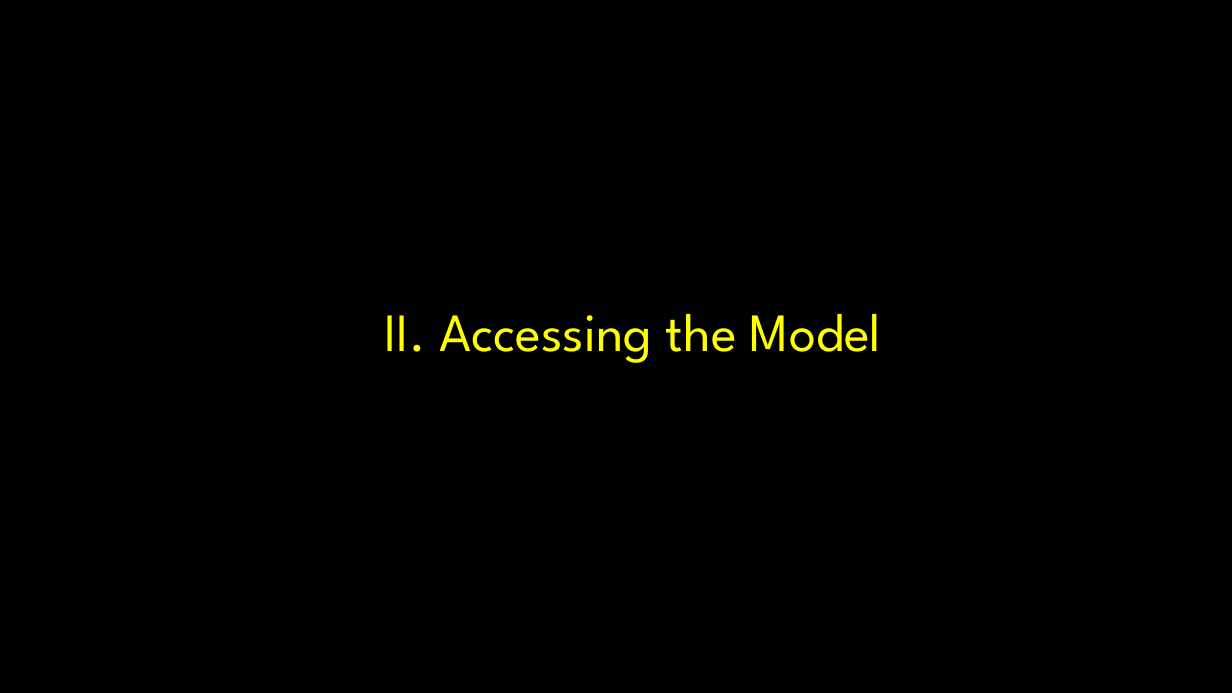
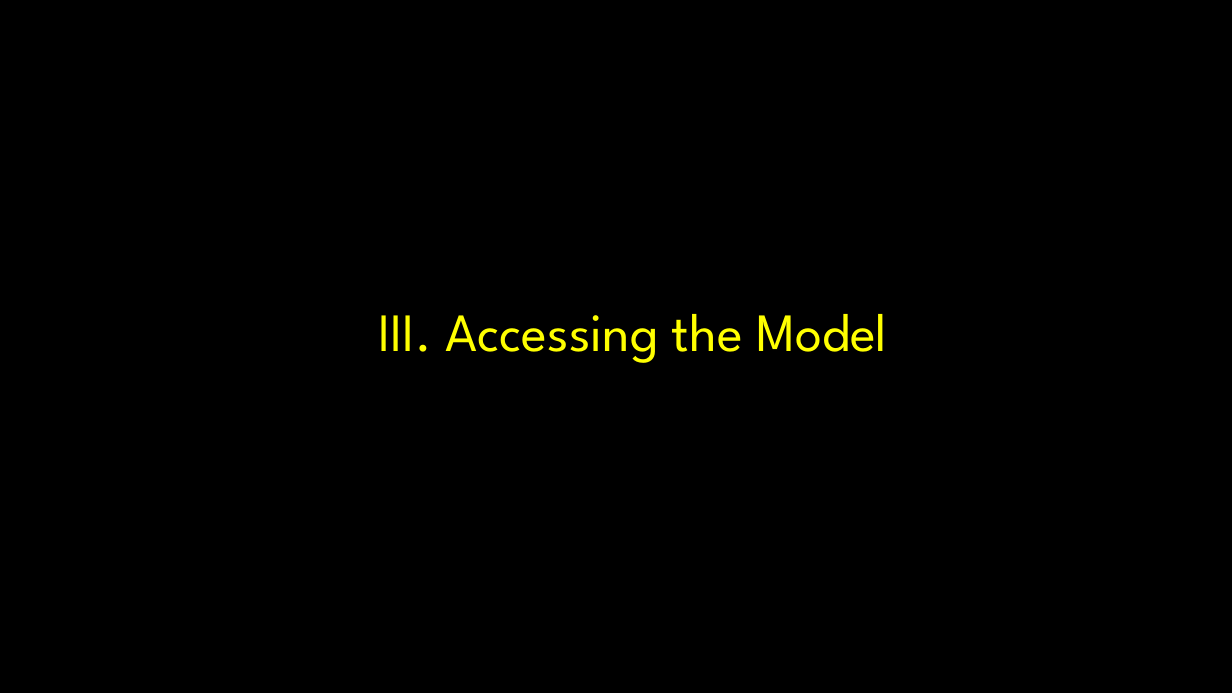
Before and after one commit to m-trinh/microsim, a slide deck: slide 14 of draft/demo_external_20191213/121319 Microsim Demonstration_cz_lp.pptx (slide 9 before the commit). Drawn at 1232x693 pixels with LibreOffice and Linux fonts; fonts in the diff are those of the drawing; background and template pictures are left out. Boxes give left, top, right and bottom in pixels: in the first picture for what was removed or moved away, otherwise in the second. Text is boxed around its words. In the diff, an @@ line names an element or a change of style, - is before the commit and + after.

```diff
--- a/draft/demo_external_20191213/121319 Microsim Demonstration_cz_lp.pptx
+++ b/draft/demo_external_20191213/121319 Microsim Demonstration_cz_lp.pptx
@@ title at bbox=[378, 314, 887, 363]: text changed @@
-II. Accessing the Model
+III. Accessing the Model
```
Also in this commit, not shown: 14 other slides changed, 7 slides added, 3 slides removed, 11 other files.
